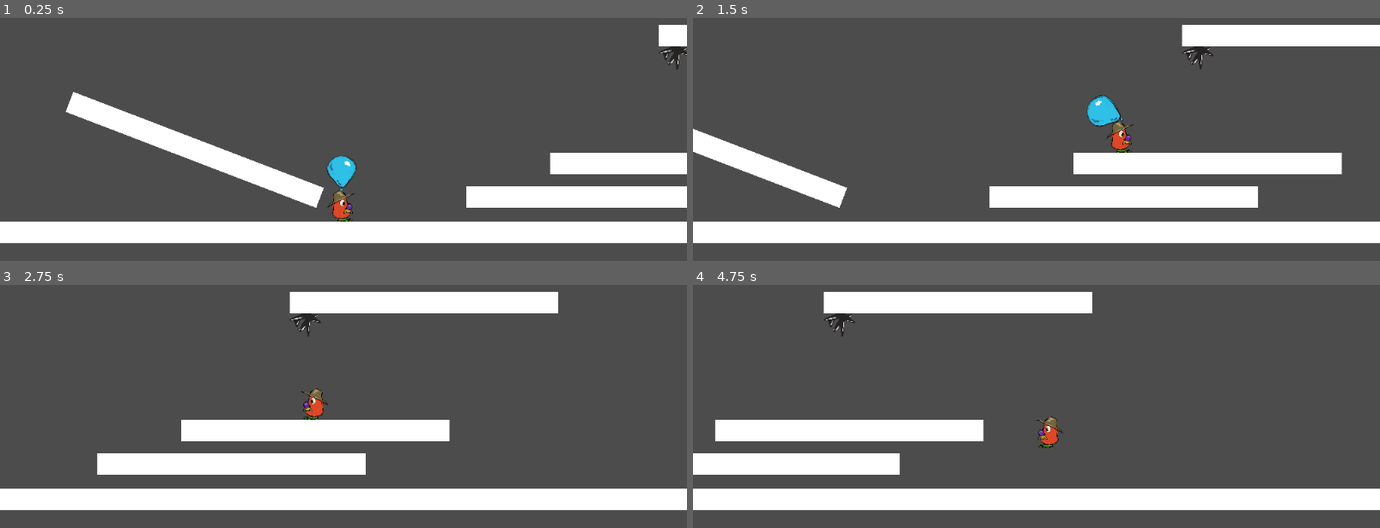
Above: before the commit, frames 1-4 (two rows, left to right).
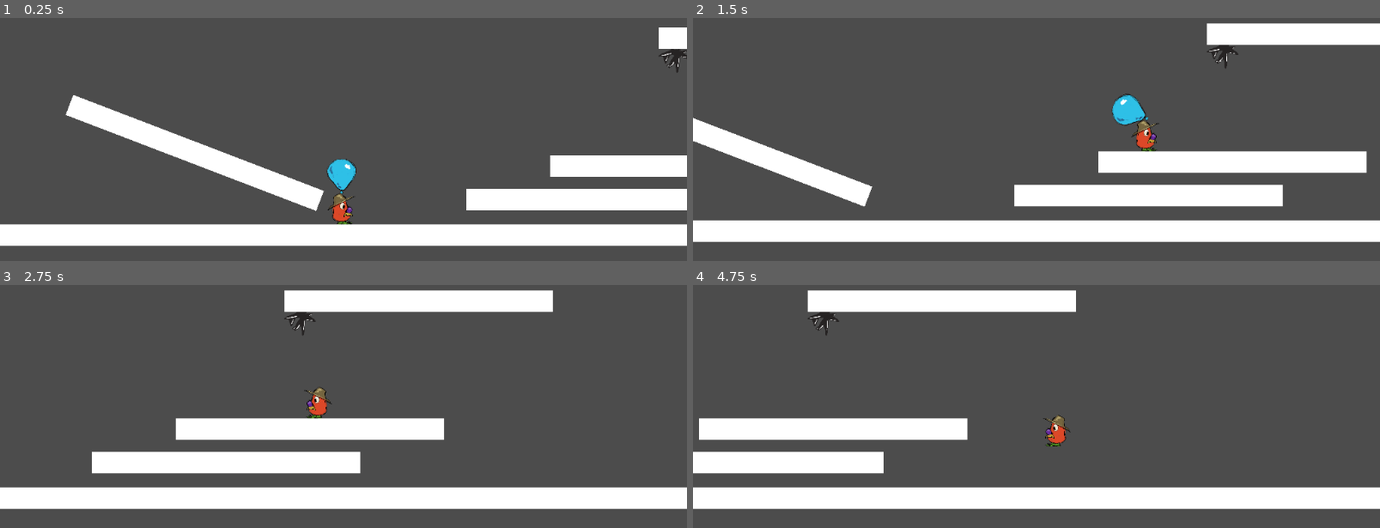
Above: after the commit, the same moments.

Repository: Vikeo/LudumDare50
Game: Godot game, scene res://Scenes/TestLevel.tscn
Two runs of this game, one before a commit and one after it. Both use one fixed random seed, a clock stepped at 60 frames per second and the inputs below.
Inputs:
- Up to frame 1 (0.25 s): no input
- Up to frame 2 (1.5 s): hold Right (player_right) from 0.53 s (still down); tap Space (player_jump) at 0.77 s
- Up to frame 3 (2.75 s): tap Space (player_jump) at 1.52 s; release Right (player_right) at 2.03 s; hold Left (player_left) from 2.03 s (still down)
- Up to frame 4 (4.75 s): release Left (player_left) at 2.78 s; hold Right (player_right) 2.78-4.28 s; tap Space (player_jump) at 3.02, 3.77, 4.52 s; hold Left (player_left) from 4.28 s (still down)

The runs differ from the first frame. In frame 1, 5.7% of the frame differs, in the area x 0-100%, y 2-94%; in frame 2, 9.2%, in the area x 0-100%, y 2-93%; in frame 3, 4.6%; in frame 4, 5.3%.

Commit message:
fix camera

Diff:
--- a/Scenes/Actors/Player/Player.tscn
+++ b/Scenes/Actors/Player/Player.tscn
@@ -112,10 +112,12 @@
 current = true
 drag_margin_h_enabled = true
 drag_margin_v_enabled = true
+smoothing_enabled = true
+smoothing_speed = 10.0
 drag_margin_left = 0.25
 drag_margin_top = 0.7
 drag_margin_right = 0.25
-drag_margin_bottom = 0.7
+drag_margin_bottom = 0.0
 script = ExtResource( 9 )
 
 [connection signal="area_entered" from="Balloon" to="Balloon" method="_on_Balloon_area_entered"]
--- a/Scenes/Objects/Spike.tscn
+++ b/Scenes/Objects/Spike.tscn
@@ -2,8 +2,8 @@
 
 [ext_resource path="res://Sprites/Objects/Spike.png" type="Texture" id=1]
 
-[sub_resource type="RectangleShape2D" id=2]
-extents = Vector2( 23, 17.5 )
+[sub_resource type="CircleShape2D" id=1]
+radius = 15.0083
 
 [node name="Spike" type="Area2D"]
 position = Vector2( 783, 405 )
@@ -14,5 +14,5 @@
 texture = ExtResource( 1 )
 
 [node name="CollisionShape2D" type="CollisionShape2D" parent="."]
-position = Vector2( 0, -17.5 )
-shape = SubResource( 2 )
+position = Vector2( 1, -16 )
+shape = SubResource( 1 )
--- a/Scenes/PlayerCamera.gd
+++ b/Scenes/PlayerCamera.gd
@@ -2,11 +2,15 @@
 
 onready var player : KinematicBody2D = get_parent()
 
-
-
-func _on_StateMachine_transitioned(state_name) -> void:
-	if state_name == "Fall":
-		drag_margin_bottom = 0.0
-
-	else:
-		drag_margin_bottom = 0.7
+#var target_margin:float = 0.7
+#
+#
+#func _process(delta: float) -> void:
+#	drag_margin_bottom = lerp(drag_margin_bottom, target_margin, delta)
+#
+#func _on_StateMachine_transitioned(state_name) -> void:
+#	if state_name == "Fall":
+#		target_margin = 0.0
+#
+#	else:
+#		target_margin = 0.0
--- /dev/null
+++ b/Scenes/TestLevel.gd
@@ -0,0 +1,17 @@
+extends Node
+
+
+
+# Declare member variables here. Examples:
+# var a: int = 2
+# var b: String = "text"
+
+
+# Called when the node enters the scene tree for the first time.
+func _ready() -> void:
+	Engine.set_target_fps(Engine.get_iterations_per_second())
+
+
+# Called every frame. 'delta' is the elapsed time since the previous frame.
+#func _process(delta: float) -> void:
+#	pass
--- a/Scenes/TestLevel.tscn
+++ b/Scenes/TestLevel.tscn
@@ -1,8 +1,9 @@
-[gd_scene load_steps=6 format=2]
+[gd_scene load_steps=7 format=2]
 
 [ext_resource path="res://Scenes/Actors/Player/Player.tscn" type="PackedScene" id=1]
 [ext_resource path="res://Scenes/Objects/Spike.gd" type="Script" id=2]
 [ext_resource path="res://Scenes/Objects/Spike.tscn" type="PackedScene" id=3]
+[ext_resource path="res://Scenes/TestLevel.gd" type="Script" id=4]
 
 [sub_resource type="RectangleShape2D" id=1]
 extents = Vector2( 512, 16 )
@@ -11,6 +12,7 @@
 extents = Vector2( 200, 16 )
 
 [node name="TestLevel" type="Node"]
+script = ExtResource( 4 )
 
 [node name="Player" parent="." instance=ExtResource( 1 )]
 position = Vector2( 513, 491 )
